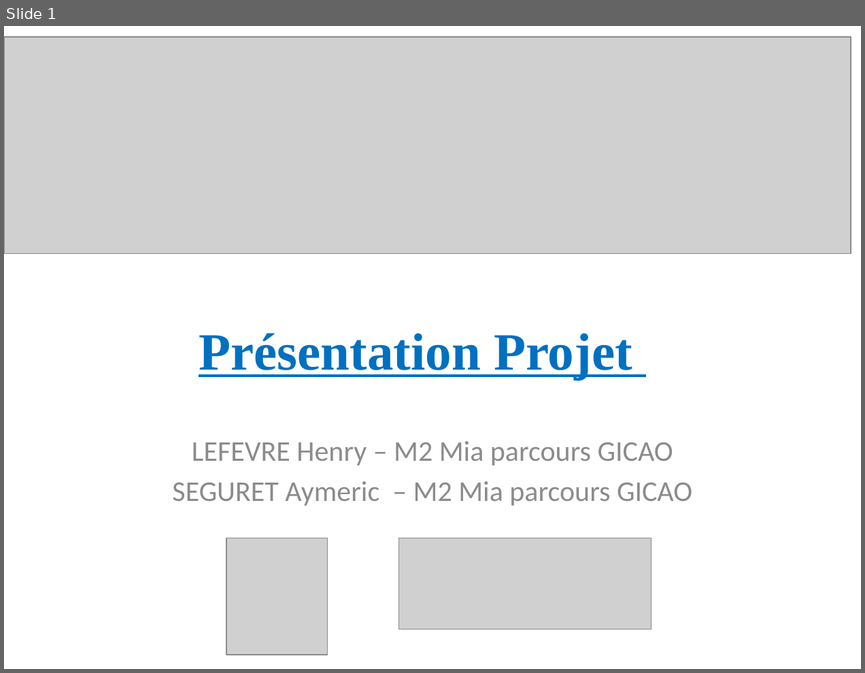
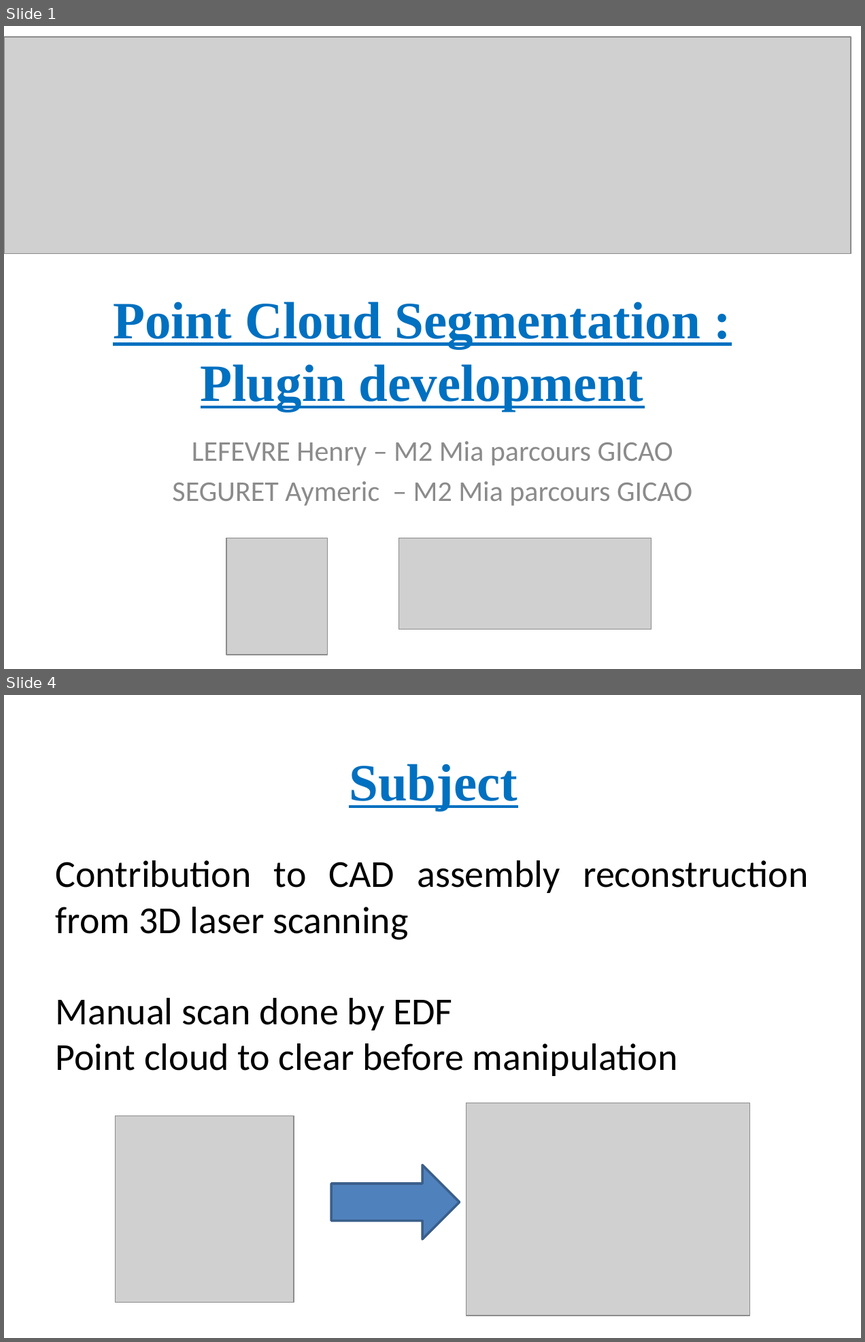
Before and after one commit to Mric26/M2-S1, a slide deck: Projet/Presentation.pptx. Shown one above the other, each under a label of ours: slide 1 before the commit, slides 1 and 4 after it; the slides between them are not shown. The pictures are 865x673 and 865x1342 pixels, drawn with LibreOffice and Linux fonts; fonts in the diff are those of the drawing; grey boxes stand for pictures. Boxes give left, top, right and bottom in pixels: in the first picture for what was removed or moved away, otherwise in the second. Text is boxed around its words. In the diff, an @@ line names an element or a change of style, - is before the commit and + after.

Commit message:
projet

```diff
--- a/Projet/Presentation.pptx
+++ b/Projet/Presentation.pptx
@@ slide 4 added at [4,695,861,1338], background #FFFFFF @@
@@ title added at [349,764,517,811], 44 pt, text #0070C0, bold, underline @@
+Subject
@@ text added at [56,860,808,1076], 32 pt, text #000000 @@
+Contribution to CAD assembly reconstruction from 3D laser scanning
+Manual scan done by EDF
+Point cloud to clear before manipulation
@@ picture added at [116,1116,294,1302] @@
@@ picture added at [466,1103,749,1315] @@
@@ right arrow added at [331,1164,460,1239], fill #4F81BD, outline #3A5F8C 2 pt @@
@@ slide 1 changed as well @@
@@ title at [113,301,700,411]: text changed @@
-Présentation Projet
+Point Cloud Segmentation :
+Plugin development
```
Also in this commit, not shown: 11 other slides added, 4 slides removed, 1 other file.
